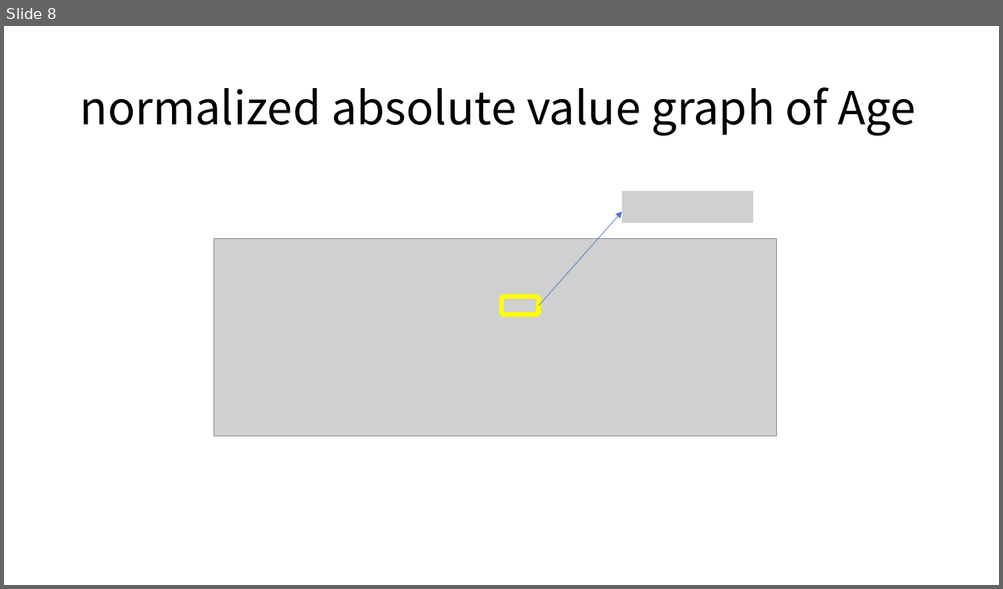
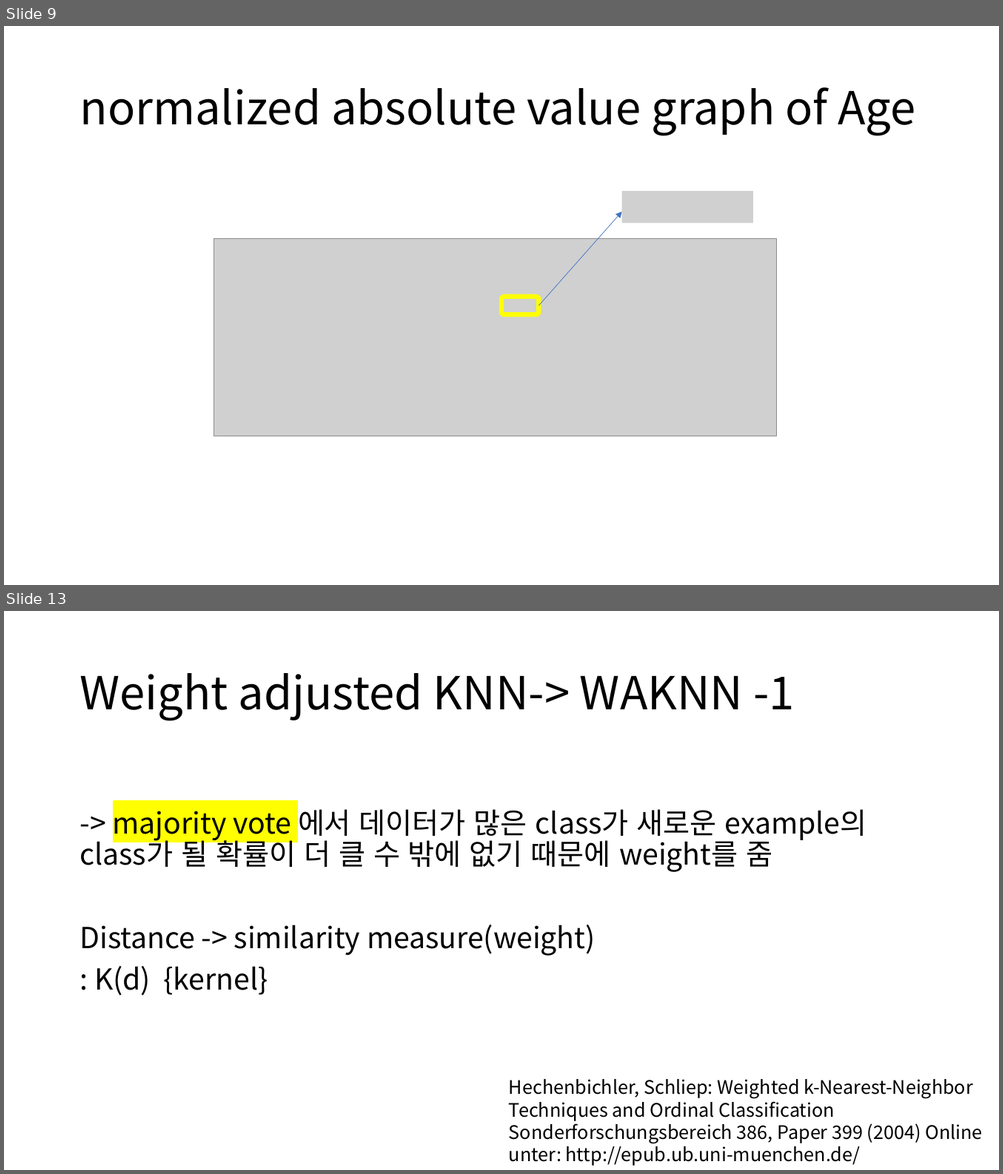
Before and after one commit to gudrb/machine_learning_class, a slide deck: IBL ppt.pptx. Shown one above the other, each under a label of ours: slide 8 before the commit, slides 9 and 13 after it; the slides between them are not shown. The pictures are 1003x589 and 1003x1174 pixels, drawn with LibreOffice and Linux fonts; fonts in the diff are those of the drawing; grey boxes stand for pictures. Boxes give left, top, right and bottom in pixels: in the first picture for what was removed or moved away, otherwise in the second. Text is boxed around its words. In the diff, an @@ line names an element or a change of style, - is before the commit and + after.

```diff
--- a/IBL ppt.pptx
+++ b/IBL ppt.pptx
@@ slide 13 added at <box>4,611,999,1170</box>, background #FFFFFF @@
@@ title added at <box>79,673,794,721</box>, 44 pt, text #000000 @@
+Weight adjusted KNN-> WAKNN -1
@@ text added at <box>79,809,867,996</box>, 28 pt, text #000000 @@
+-> majority vote 에서 데이터가 많은 class가 새로운 example의 class가 될 확률이 더 클 수 밖에 없기 때문에 weight를 줌
+Distance -> similarity measure(weight)
+: K(d) {kernel}
@@ text added at <box>509,1079,982,1166</box>, 18 pt, text #000000 @@
+Hechenbichler, Schliep: Weighted k-Nearest-Neighbor Techniques and Ordinal Classification Sonderforschungsbereich 386, Paper 399 (2004) Online unter: http://epub.ub.uni-muenchen.de/
@@ what was slide 8 is now slide 9 @@
```
Also in this commit, not shown: 5 slides changed, 6 other slides added.
